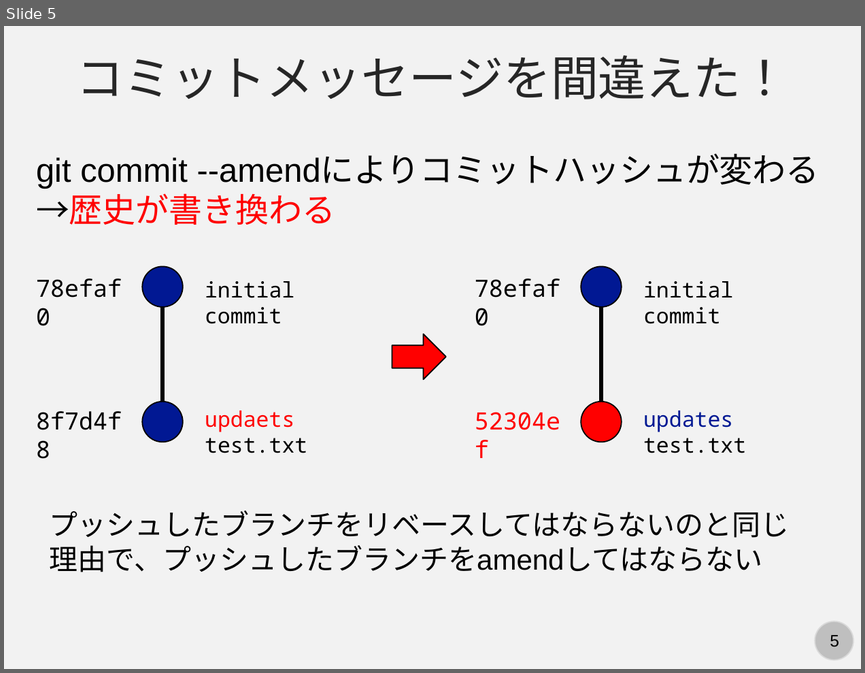
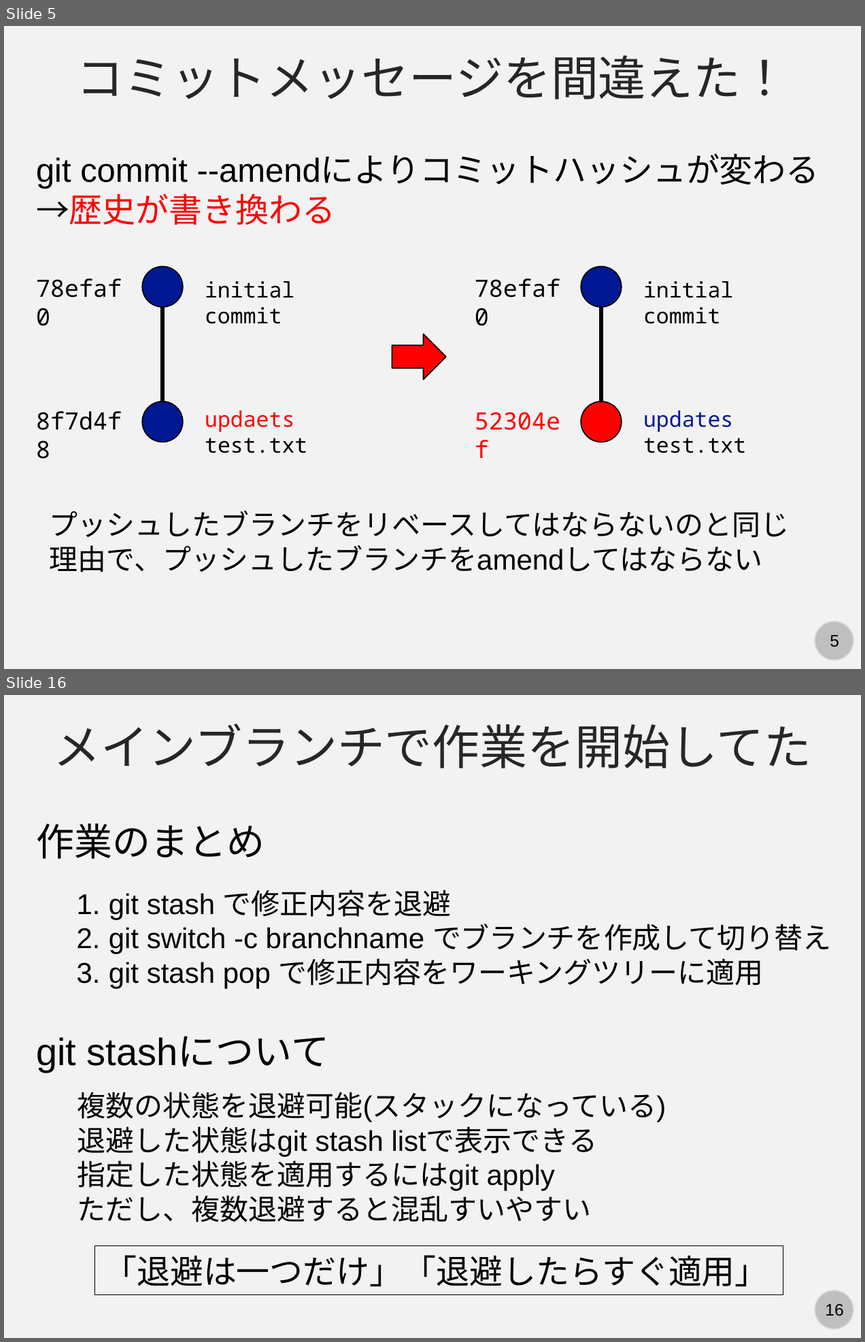
Before and after one commit to kaityo256/github, a slide deck: advanced/fig/slide.pptx. Shown one above the other, each under a label of ours: slide 5 before the commit, slides 5 and 16 after it; the slides between them are not shown. The pictures are 865x673 and 865x1342 pixels, drawn with LibreOffice and Linux fonts; fonts in the diff are those of the drawing. Boxes give left, top, right and bottom in pixels: in the first picture for what was removed or moved away, otherwise in the second. Text is boxed around its words. In the diff, an @@ line names an element or a change of style, - is before the commit and + after.

```diff
--- a/advanced/fig/slide.pptx
+++ b/advanced/fig/slide.pptx
@@ slide 16 added at (4, 695, 861, 1338), background #F2F2F2; not listed: 2 template elements that a slide beside it also shows @@
@@ text added at (54, 724, 812, 768), 40 pt, text #262626 @@
+メインブランチで作業を開始してた
@@ text added at (36, 824, 264, 859), 32 pt, text #000000 @@
+作業のまとめ
@@ text added at (109, 889, 832, 988), 24 pt, text #000000 @@
+1. git stash で修正内容を退避
+2. git switch -c branchname でブランチを作成して切り替え
+3. git stash pop で修正内容をワーキングツリーに適用
@@ text added at (36, 1036, 330, 1072), 32 pt, text #000000 @@
+git stashについて
@@ text added at (77, 1091, 666, 1222), 24 pt, text #000000 @@
+複数の状態を退避可能(スタックになっている)
+退避した状態はgit stash listで表示できる
+指定した状態を適用するにはgit apply
+ただし、複数退避すると混乱すいやすい
@@ rectangle added at (95, 1246, 783, 1295), outline #000000 0.75 pt, 28 pt, text #000000 @@
+「退避は一つだけ」「退避したらすぐ適用」
```
Also in this commit, not shown: 2 slides changed, 29 other slides added, 1 other file.
